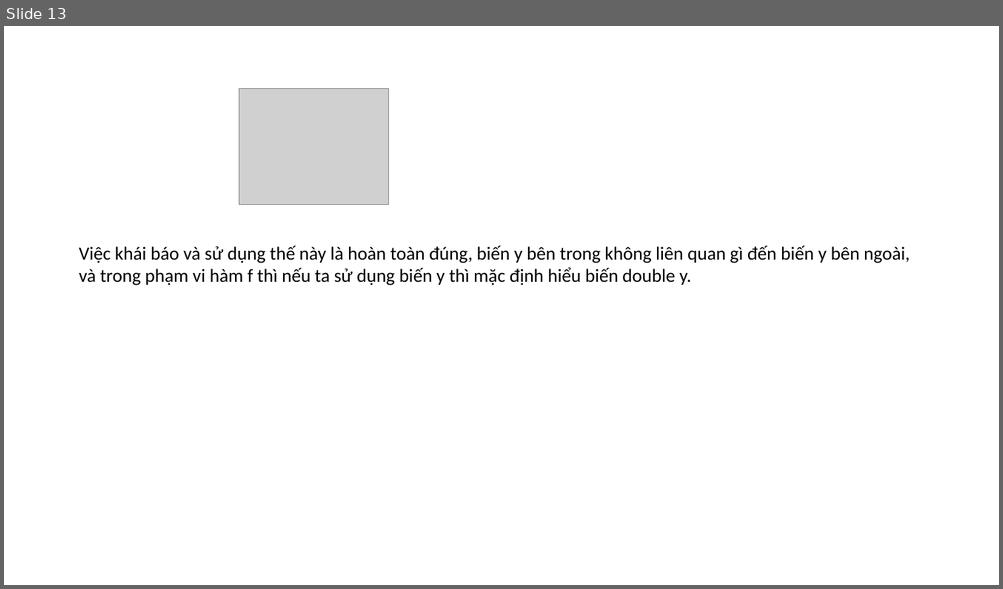
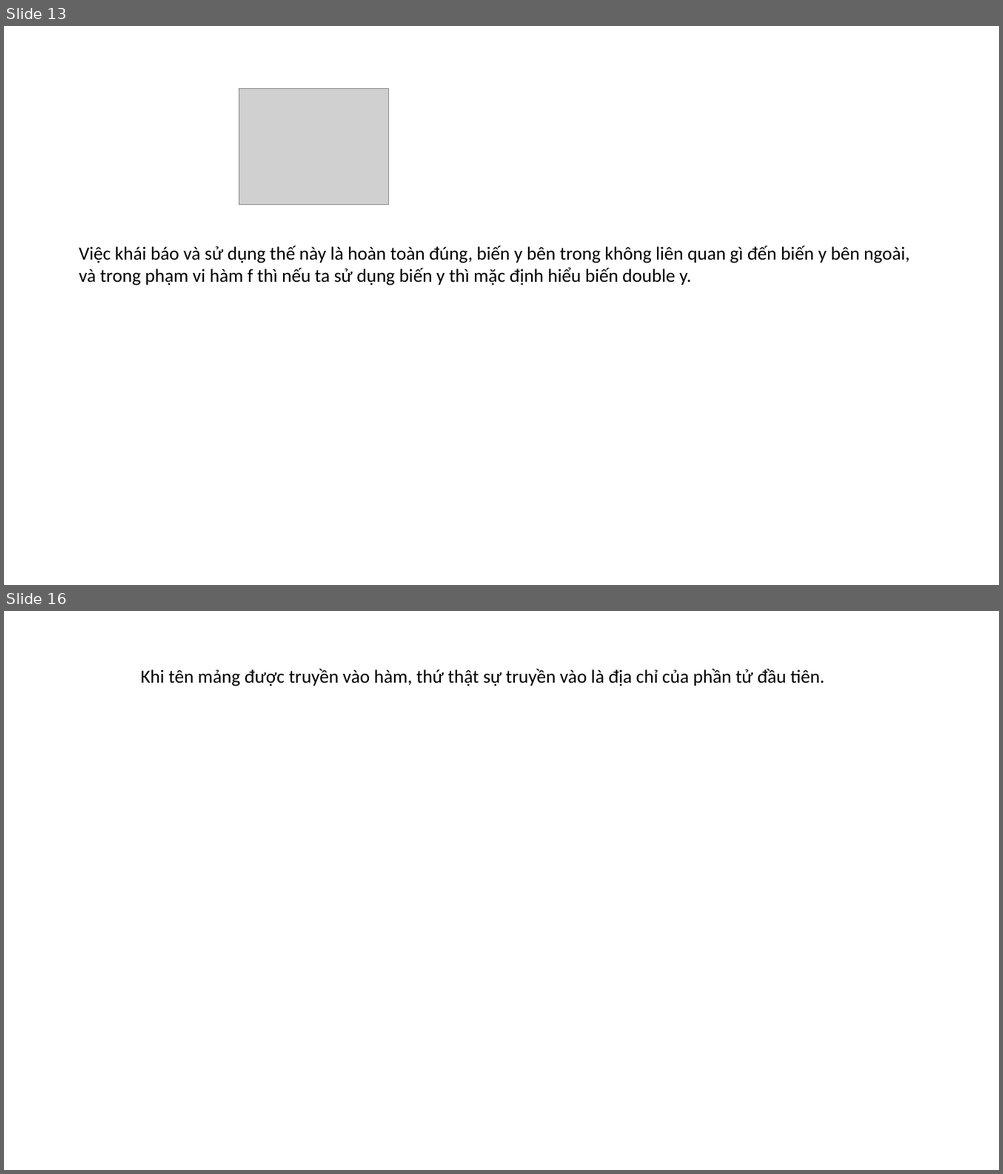
Before and after one commit to kientran0502/Training, a slide deck: Memorylayout/Memorylayout/Memory layout.pptx. Shown one above the other, each under a label of ours: slide 13 before the commit, slides 13 and 16 after it; the slides between them are not shown. The pictures are 1003x589 and 1003x1174 pixels, drawn with LibreOffice and Linux fonts; fonts in the diff are those of the drawing; grey boxes stand for pictures. Boxes give left, top, right and bottom in pixels: in the first picture for what was removed or moved away, otherwise in the second. Text is boxed around its words. In the diff, an @@ line names an element or a change of style, - is before the commit and + after.

```diff
--- a/Memorylayout/Memorylayout/Memory layout.pptx
+++ b/Memorylayout/Memorylayout/Memory layout.pptx
@@ slide 16 added at <box>4,611,999,1170</box>, background #FFFFFF @@
@@ text added at <box>141,669,824,686</box>, 18 pt, text #000000 @@
+Khi tên mảng được truyền vào hàm, thứ thật sự truyền vào là địa chỉ của phần tử đầu tiên.
```
Also in this commit, not shown: 1 slide changed, 7 other slides added, 1 other file.
